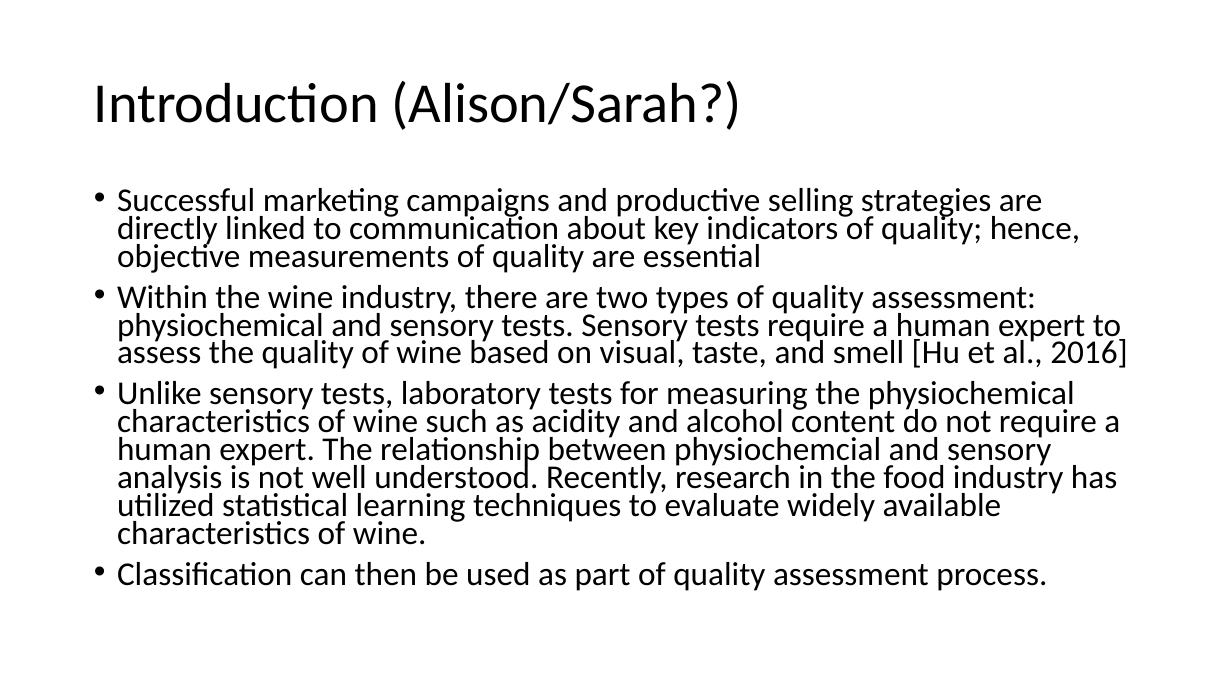
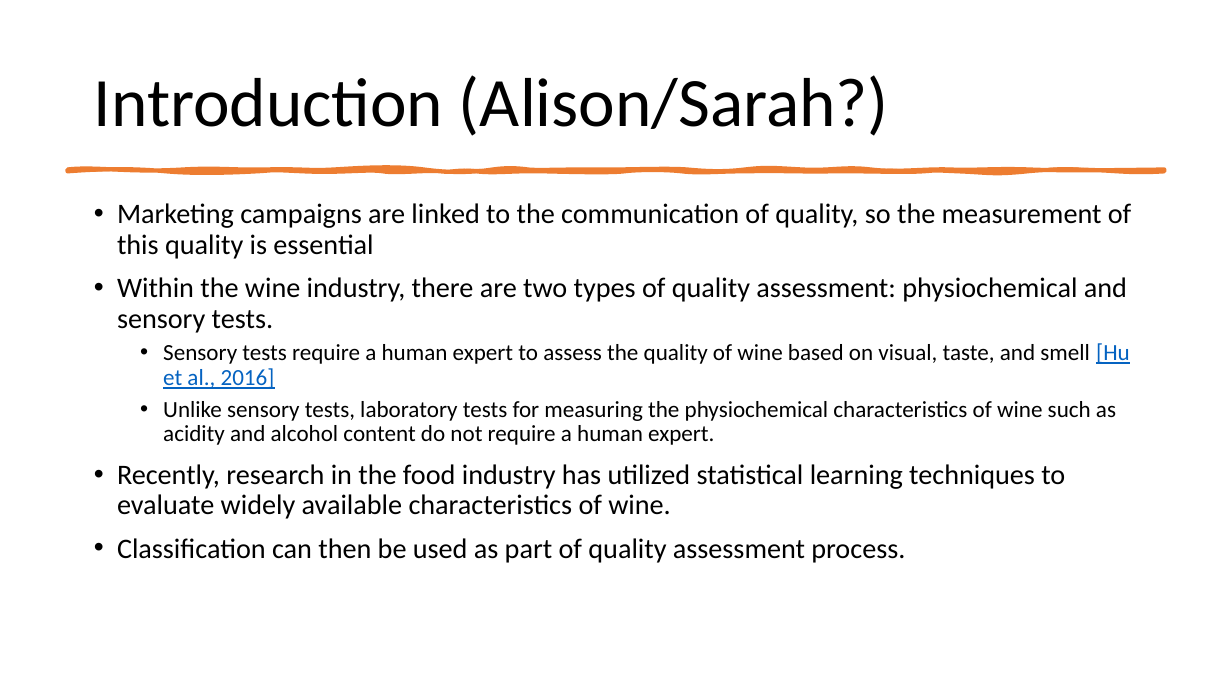
Before and after one commit to earobinson95/Statistical-Learning-Project-UNL-STAT983, a slide deck: slide 2 of presentation/final-presentation.pptx. Drawn at 1232x693 pixels with LibreOffice and Linux fonts; fonts in the diff are those of the drawing. Boxes give left, top, right and bottom in pixels: in the first picture for what was removed or moved away, otherwise in the second. Text is boxed around its words. In the diff, an @@ line names an element or a change of style, - is before the commit and + after.

Commit message:
Made first part of presentation a bit prettier and changed a plot in final report

```diff
--- a/presentation/final-presentation.pptx
+++ b/presentation/final-presentation.pptx
@@ title "Introduction (Alison/Sarah?)" at (94, 75, 889, 136): size 44 to 54 pt @@
@@ freeform shape added at (67, 169, 1165, 171), fill #ED7D31, outline #ED7D31 3.25 pt @@
@@ text "Marketing campaigns are linked to ...": place and size @@
-text "Marketing campaigns are linked to ..." at (117, 188, 1128, 591)
+text "Marketing campaigns are linked to ..." at (117, 203, 1131, 563)
@@ text at (117, 203, 1131, 519): text changed; size 25.9 to 22 pt @@
-• Successful marketing campaigns and productive selling strategies are directly linked to communication about key indicators of quality; hence, objective measurements of quality are essential
-• Within the wine industry, there are two types of quality assessment: physiochemical and sensory tests. Sensory tests require a human expert to assess the quality of wine based on visual, taste, and smell [Hu et al., 2016]
-• Unlike sensory tests, laboratory tests for measuring the physiochemical characteristics of wine such as acidity and alcohol content do not require a human expert. The relationship between physiochemcial and sensory analysis is not well understood. Recently, research in the food industry has utilized statistical learning techniques to evaluate widely available characteristics of wine.
+• Marketing campaigns are linked to the communication of quality, so the measurement of this quality is essential
+• Within the wine industry, there are two types of quality assessment: physiochemical and sensory tests.
+  • Sensory tests require a human expert to assess the quality of wine based on visual, taste, and smell [Hu et al., 2016]
+  • Unlike sensory tests, laboratory tests for measuring the physiochemical characteristics of wine such as acidity and alcohol content do not require a human expert.
+• Recently, research in the food industry has utilized statistical learning techniques to evaluate widely available characteristics of wine.
@@ text at (117, 538, 905, 563): size 25.9 to 22 pt in "Classification can then be used as part ..."; line spacing 0.7 to 0.9 @@
```
Also in this commit, not shown: 4 other slides changed, 1 slide added, 5 other files.
